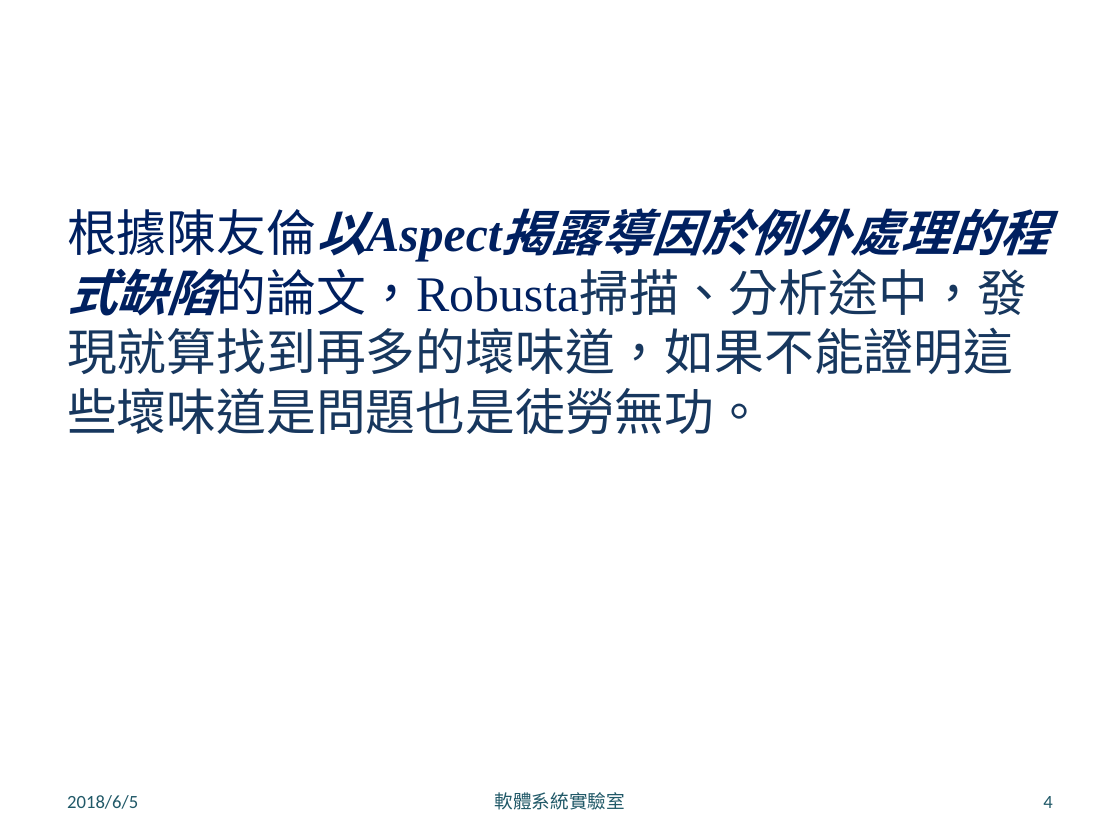
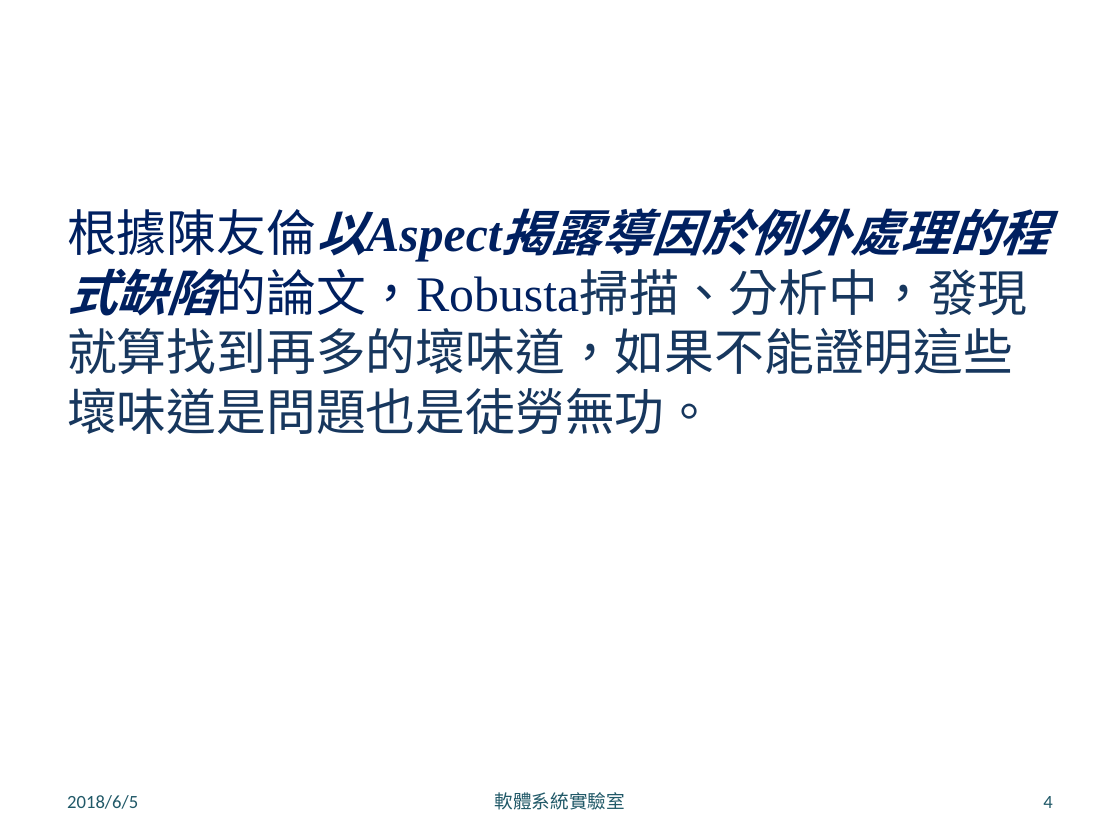
Before and after one commit to LeoLiu1209/Robusta-Thesis, a slide deck: slide 4 of 口試簡報 .pptx. Drawn at 1120x840 pixels with LibreOffice and Linux fonts; fonts in the diff are those of the drawing; background and template pictures are left out. Boxes give left, top, right and bottom in pixels: in the first picture for what was removed or moved away, otherwise in the second. Text is boxed around its words. In the diff, an @@ line names an element or a change of style, - is before the commit and + after.

```diff
--- a/口試簡報 .pptx
+++ b/口試簡報 .pptx
@@ text at <box>67,209,1028,434</box>: text changed @@
-根據陳友倫以Aspect揭露導因於例外處理的程式缺陷的論文，Robusta掃描、分析途中，發現就算找到再多的壞味道，如果不能證明這些壞味道是問題也是徒勞無功。
+根據陳友倫以Aspect揭露導因於例外處理的程式缺陷的論文，Robusta掃描、分析中，發現就算找到再多的壞味道，如果不能證明這些壞味道是問題也是徒勞無功。
```
Also in this commit, not shown: 23 other slides changed, 6 slides added, 7 other files.
